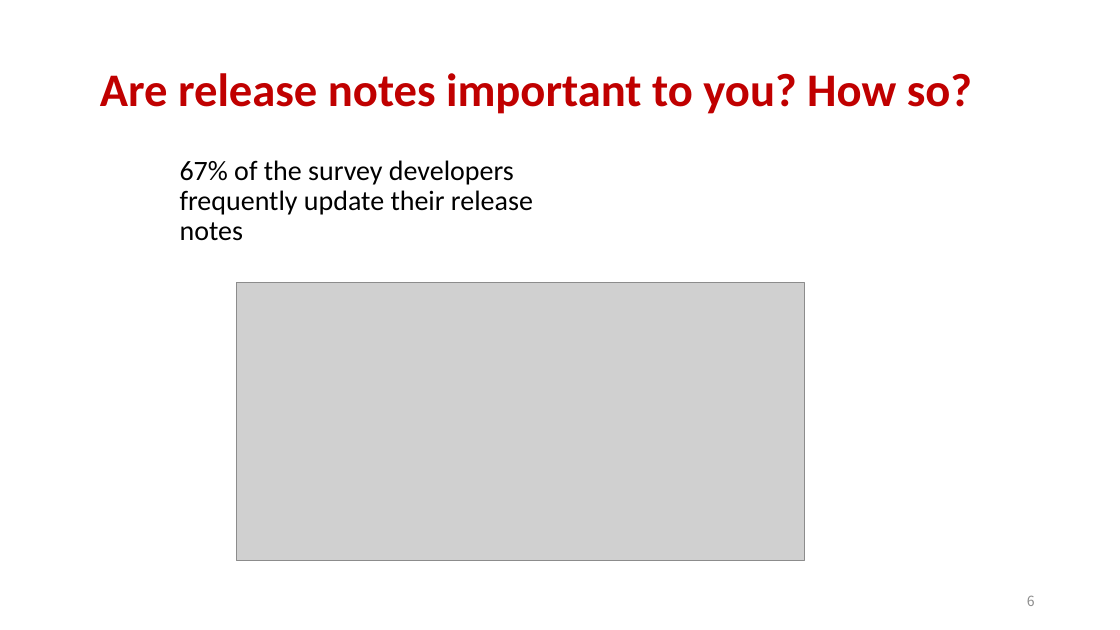
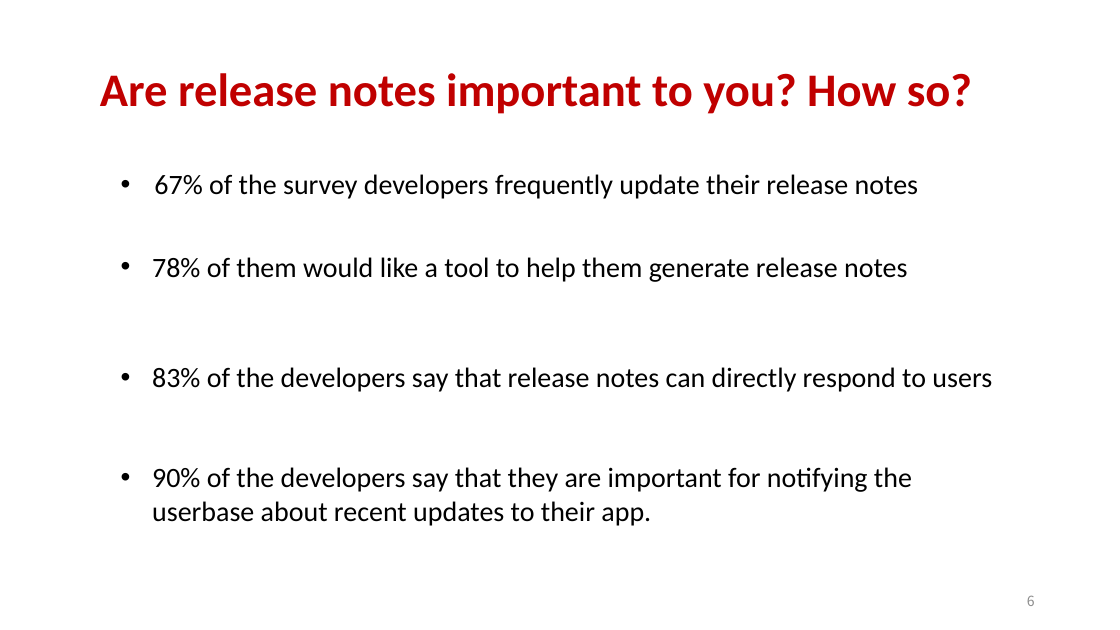
Before and after one commit to aidanby/aidanby.github.io, a slide deck: slide 6 of files/icse22.pptx. Drawn at 1120x630 pixels with LibreOffice and Linux fonts; fonts in the diff are those of the drawing; grey boxes stand for pictures. Boxes give left, top, right and bottom in pixels: in the first picture for what was removed or moved away, otherwise in the second. Text is boxed around its words. In the diff, an @@ line names an element or a change of style, - is before the commit and + after.

```diff
--- a/files/icse22.pptx
+++ b/files/icse22.pptx
@@ text "67% of the survey developers ...": place and size @@
-text "67% of the survey developers ..." at <box>180,160,533,241</box>
+text "67% of the survey developers ..." at <box>154,174,918,199</box>
@@ text "67% of the survey developers ..." at <box>154,174,918,199</box>: bullet none to • @@
@@ text added at <box>152,257,907,282</box>, 24 pt, text #000000 @@
+• 78% of them would like a tool to help them generate release notes
@@ picture removed at <box>236,282,804,560</box> @@
@@ text added at <box>152,367,992,392</box>, 24 pt, text #000000 @@
+• 83% of the developers say that release notes can directly respond to users
@@ text added at <box>152,467,912,526</box>, 24 pt, text #000000 @@
+• 90% of the developers say that they are important for notifying the userbase about recent updates to their app.
```
Also in this commit, not shown: 2 other slides changed.
